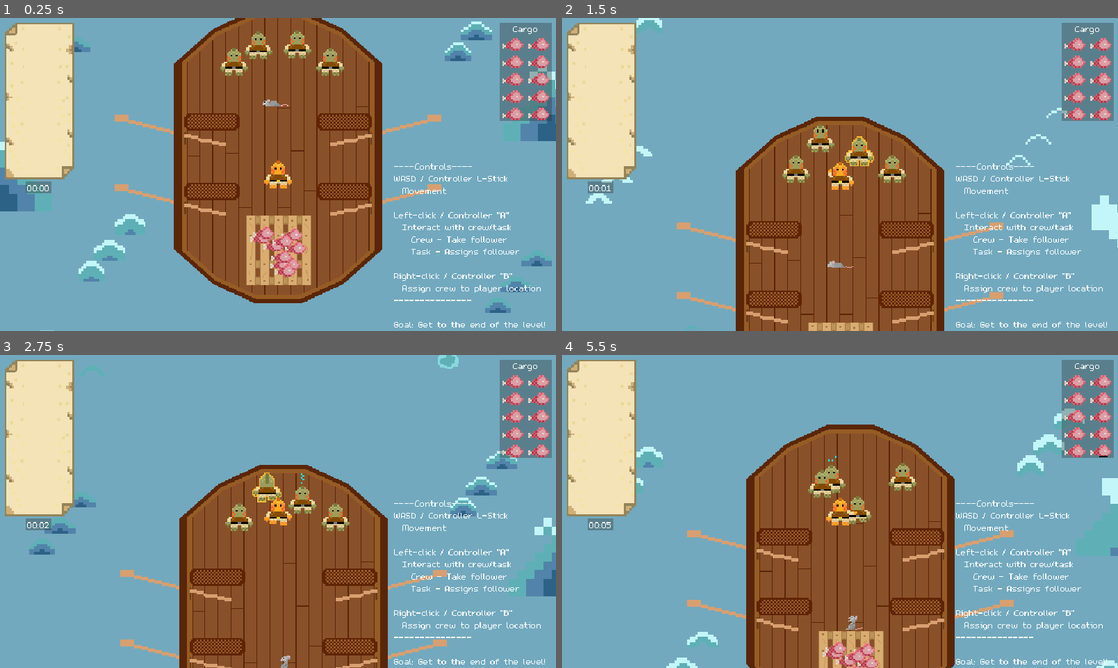
Above: before the commit, frames 1-4 (two rows, left to right).
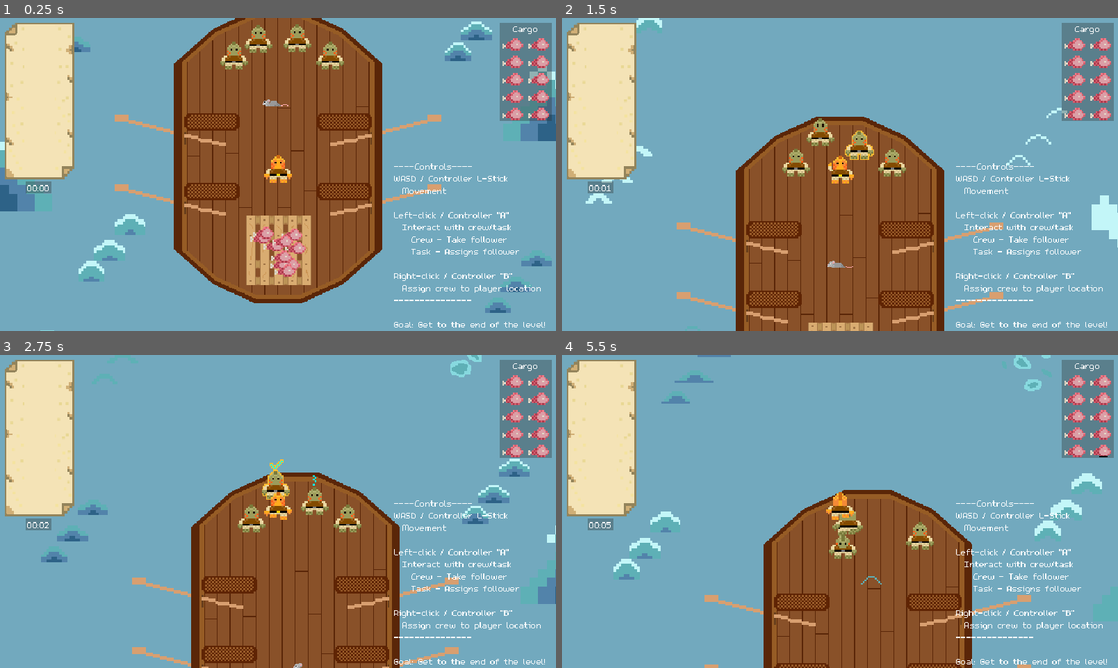
Above: after the commit, the same moments.

Repository: Splashy-Inc/splish-splashisson
Game: Godot game, scene res://Scenes/playground.tscn
The game is run twice, just before and just after one commit, with the same random seed, the same clock (stepped at 60 frames per second) and the same inputs.
Inputs:
- Up to frame 1 (0.25 s): no input
- Up to frame 2 (1.5 s): hold I (interact) 0.53-1.28 s; hold W (up) from 0.53 s (still down); tap I (interact) at 1.35 s
- Up to frame 3 (2.75 s): release W (up) at 2.03 s; hold A (left) from 2.03 s (still down); hold O (location) from 2.03 s (still down); tap I (interact) at 2.3 s
- Up to frame 4 (5.5 s): release O (location) at 2.78 s; tap I (interact) at 2.85, 4.55 s; release A (left) at 3.53 s; hold S (down) 3.53-4.28 s; hold I (interact) 3.53-4.28 s; hold D (right) 4.28-5.03 s; tap O (location) at 4.35 s; hold W (up) from 5.03 s (still down); hold I (interact) from 5.03 s (still down)

The runs differ from the first frame. In frame 1, 1.6% of the frame differs, in the area x 39-62%, y 2-55%; in frame 2, 1.7%; in frame 3, 14%; in frame 4, 20%, in the area x 9-100%, y 0-100%.

Commit message:
Refactor crew to use state logic and make rat targetable
Way more work than I wanted the rat to involve, but it felt necessary to make sure crew and task selection logic don't get too disorganized

Diff:
--- a/Scenes/crew_member.gd
+++ b/Scenes/crew_member.gd
@@ -1,16 +1,12 @@
 extends CharacterBody2D
 
 class_name Crew
-
-signal assignment_started
 
 @export var test_assignment: Node2D
 @export var current_assignment: Node2D
-@export var follow_distance = 40
 
 const SPEED = 150.0
 var push_velocity = Vector2.ZERO
-var following = false
 
 var is_selected = false
 
@@ -27,6 +23,12 @@
 
 var state = State.IDLE
 
+var interaction_distance: float
+var interactables = []
+
+func _ready():
+	interaction_distance = $InteractableRange/CollisionShape2D.shape.radius
+
 func _physics_process(delta: float) -> void:
 	if state != State.DISTRACTED:
 		velocity = push_velocity
@@ -34,7 +36,7 @@
 
 	match state:
 		State.IDLE:
-			_move_state(delta)
+			_idle_state()
 		State.MOVING:
 			_move_state(delta)
 		State.ALERTED:
@@ -52,33 +54,36 @@
 
 	move_and_slide()
 
+func _idle_state():
+	if current_assignment:
+		if _check_in_range(current_assignment):
+			if current_assignment is Player:
+				if global_position.direction_to(current_assignment.global_position).y < 0:
+					$AnimationPlayer.play("idle_up")
+				else:
+					$AnimationPlayer.play("idle_down")
+			else:
+				_start_assignment()
+		else:
+			state = State.MOVING
+	else:
+		$AnimationPlayer.play("idle_down")
+
 func _move_state(delta: float):
-	if current_assignment:
-		var distance_to_assignment = global_position.distance_to(current_assignment.global_position)
-		if current_assignment is Task:
-			if distance_to_assignment >= current_assignment.interaction_radius:
-				var direction = global_position.direction_to(current_assignment.global_position)
-				velocity += direction * SPEED
-		else:
-			if distance_to_assignment > 5:
-				var direction = global_position.direction_to(current_assignment.global_position)
-				if (current_assignment is not Player) or (distance_to_assignment > follow_distance):
-					velocity += direction * SPEED
+	if _check_in_range(current_assignment):
+		state = State.IDLE
+		if not current_assignment is Player:
+			_start_assignment()
+	else:
+		if current_assignment:
+			var direction = global_position.direction_to(current_assignment.global_position)
+			velocity += direction * SPEED
+
+		if velocity != Vector2.ZERO and push_velocity == Vector2.ZERO:
+			if rad_to_deg(velocity.angle()) < -15 and  rad_to_deg(velocity.angle()) > -165:
+				$AnimationPlayer.play("walking_up")
 			else:
-				global_position == current_assignment.global_position
-
-	if velocity != Vector2.ZERO and push_velocity == Vector2.ZERO:
-		state = State.MOVING
-		if rad_to_deg(velocity.angle()) < -15 and  rad_to_deg(velocity.angle()) > -165:
-			$AnimationPlayer.play("walking_up")
-		else:
-			$AnimationPlayer.play("walking_down")
-	else:
-		state = State.IDLE
-		if following and global_position.direction_to(current_assignment.global_position).y < 0:
-			$AnimationPlayer.play("idle_up")
-		else:
-			$AnimationPlayer.play("idle_down")
+				$AnimationPlayer.play("walking_down")
 
 func _alert_state():
 	$AnimationPlayer.play("alert")
@@ -107,32 +112,31 @@
 	# TODO: Figure out if we want crew to immediately turn on interactable range
 	#   If we don't wait for acknowledgement animation to finish and crew is already close enough,
 	#   they will immediately start working. Might be nice for the player, TBD in playtesting.
-	$InteractableRange/CollisionShape2D.set_deferred("disabled", true)
+	#$InteractableRange/CollisionShape2D.set_deferred("disabled", true)
 
 	state = State.IDLE
 	$IdleDistractionTimer.stop()
 	$RowingDistractionTimer.stop()
 
 	if new_assignment == null or new_assignment is Marker2D:
+		state = State.ACKNOWLEDGING
 		$IdleDistractionTimer.start()
 	elif new_assignment is Player:
-		following = true
 		state = State.ALERTED
-	else:
-		following = false
-		if new_assignment is Cargo:
-			$InteractableRange/CollisionShape2D.set_deferred("disabled", false)
-		else:
-			if new_assignment is Task:
-				if new_assignment is Puddle or new_assignment is Leak:
-					new_assignment.died.connect(_on_assignment_died)
-				if new_assignment.set_assignee(self):
-					$InteractableRange/CollisionShape2D.set_deferred("disabled", false)
-				else:
-					print(self, " unable to set self as assignee of ", new_assignment)
-					current_assignment = null
-					return
-			state = State.ACKNOWLEDGING
+	#elif new_assignment is Cargo:
+		#$InteractableRange/CollisionShape2D.set_deferred("disabled", false)
+	else:
+		if new_assignment is Task:
+			if new_assignment is Puddle or new_assignment is Leak:
+				new_assignment.died.connect(_on_assignment_died)
+			if new_assignment.set_assignee(self):
+				pass
+				#$InteractableRange/CollisionShape2D.set_deferred("disabled", false)
+			else:
+				print(self, " unable to set self as assignee of ", new_assignment)
+				current_assignment = null
+				return
+		state = State.ACKNOWLEDGING
 
 	if current_assignment:
 		if current_assignment is Marker2D:
@@ -156,14 +160,10 @@
 	$CollisionShape2D.set_deferred("disabled", false)
 
 func _on_interactable_range_body_entered(body: Node2D) -> void:
-	if body == current_assignment and body is Task:
-		if body.set_worker(self):
-			assignment_started.emit()
-		else:
-			set_assignment(null) # TODO: Create cancel/fail animation and function to cancel/fail assignment
-	elif body == current_assignment and body is Cargo and state != State.DISTRACTED:
-		state = State.DISTRACTED
-		body.add_threat(self)
+	interactables.append(body)
+
+func _on_interactable_range_body_exited(body: Node2D) -> void:
+	interactables.erase(body)
 
 func set_highlight(is_enable: bool):
 	is_selected = is_enable
@@ -173,12 +173,17 @@
 	$AnimatedSprite2D.material.set_shader_parameter("on", is_selected)
 
 func start_rowing():
-	state = State.ROWING
-	$RowingDistractionTimer.start()
+	if current_assignment is RowingTask and current_assignment.set_worker(self):
+		state = State.ROWING
+		$RowingDistractionTimer.start()
+		return true
+	return false
 
 func start_bailing():
-	if current_assignment is Puddle:
+	if current_assignment is Puddle and current_assignment.set_worker(self):
 		state = State.BAILING
+		return true
+	return false
 
 func stop_bailing():
 	state = State.IDLE
@@ -187,8 +192,8 @@
 
 		set_assignment(closest_puddle)
 
-		if closest_puddle and global_position.distance_to(closest_puddle.global_position) < $InteractableRange/CollisionShape2D.shape.radius:
-			assignment_started.emit()
+		if closest_puddle and _check_in_range(closest_puddle):
+			start_bailing()
 
 
 func _bail_puddle() -> void:
@@ -205,9 +210,11 @@
 		set_assignment(null)
 
 func start_patching():
-	if current_assignment is Leak:
+	if current_assignment is Leak and current_assignment.set_worker(self):
 		state = State.PATCHING
 		$LeakPatchTimer.start()
+		return true
+	return false
 
 func stop_patching():
 	state = State.IDLE
@@ -216,20 +223,35 @@
 
 		set_assignment(closest_leak)
 
-		if closest_leak and global_position.distance_to(closest_leak.global_position) < $InteractableRange/CollisionShape2D.shape.radius:
-			assignment_started.emit()
+		if closest_leak and _check_in_range(closest_leak):
+			_start_assignment()
 
 func _patch_leak() -> void:
 	if current_assignment and current_assignment is Leak:
 		current_assignment.patch()
 
-func _on_assignment_started() -> void:
-	if current_assignment is RowingTask:
-		start_rowing()
+func start_distraction():
+	if current_assignment is Cargo and current_assignment.add_threat(self):
+		state = State.DISTRACTED
+		return true
+	return false
+
+func _start_assignment() -> bool:
+	if current_assignment is Cargo and state != State.DISTRACTED:
+		return start_distraction()
+	elif current_assignment is RowingTask:
+		return start_rowing()
 	elif current_assignment is Puddle:
-		start_bailing()
+		return start_bailing()
 	elif current_assignment is Leak:
-		start_patching()
+		return start_patching()
+	elif current_assignment is Rat:
+		current_assignment.die()
+		set_assignment(null)
+		return true
+
+	set_assignment(null) # TODO: Create cancel/fail animation and function to cancel/fail assignment
+	return false
 
 func _get_closest(nodes: Array) -> Node2D:
 	if nodes.is_empty():
@@ -244,3 +266,8 @@
 func _on_distraction_timer_timeout() -> void:
 	print(self, " is distracted, going for cargo: ", get_tree().get_nodes_in_group("cargo").front())
 	set_assignment(get_tree().get_nodes_in_group("cargo").front())
+
+func _check_in_range(node: Node2D):
+	if node and (node in interactables or global_position.distance_to(node.global_position) < interaction_distance):
+		return true
+	return false
--- a/Scenes/crew_member.tscn
+++ b/Scenes/crew_member.tscn
@@ -256,8 +256,8 @@
 "speed": 4.0
 }]
 
-[sub_resource type="CapsuleShape2D" id="CapsuleShape2D_ak416"]
-height = 32.0
+[sub_resource type="CircleShape2D" id="CircleShape2D_1ojju"]
+radius = 9.0
 
 [sub_resource type="CircleShape2D" id="CircleShape2D_j4hgd"]
 radius = 19.0
@@ -492,6 +492,36 @@
 "args": [],
 "method": &"_bail_puddle"
 }]
+}
+
+[sub_resource type="Animation" id="Animation_aagtk"]
+resource_name = "eating"
+length = 1.60002
+loop_mode = 1
+step = 0.2
+tracks/0/type = "value"
+tracks/0/imported = false
+tracks/0/enabled = true
+tracks/0/path = NodePath("AnimatedSprite2D:animation")
+tracks/0/interp = 1
+tracks/0/loop_wrap = true
+tracks/0/keys = {
+"times": PackedFloat32Array(0),
+"transitions": PackedFloat32Array(1),
+"update": 1,
+"values": [&"eating"]
+}
+tracks/1/type = "value"
+tracks/1/imported = false
+tracks/1/enabled = true
+tracks/1/path = NodePath("AnimatedSprite2D:frame")
+tracks/1/interp = 1
+tracks/1/loop_wrap = true
+tracks/1/keys = {
+"times": PackedFloat32Array(0, 0.2, 0.4, 0.6, 0.8, 1, 1.2, 1.4),
+"transitions": PackedFloat32Array(1, 1, 1, 1, 1, 1, 1, 1),
+"update": 1,
+"values": [0, 1, 2, 3, 4, 5, 6, 7]
 }
 
 [sub_resource type="Animation" id="Animation_df2kf"]
@@ -714,36 +744,6 @@
 "values": [Vector2(0, 0)]
 }
 
-[sub_resource type="Animation" id="Animation_aagtk"]
-resource_name = "eating"
-length = 1.60002
-loop_mode = 1
-step = 0.2
-tracks/0/type = "value"
-tracks/0/imported = false
-tracks/0/enabled = true
-tracks/0/path = NodePath("AnimatedSprite2D:animation")
-tracks/0/interp = 1
-tracks/0/loop_wrap = true
-tracks/0/keys = {
-"times": PackedFloat32Array(0),
-"transitions": PackedFloat32Array(1),
-"update": 1,
-"values": [&"eating"]
-}
-tracks/1/type = "value"
-tracks/1/imported = false
-tracks/1/enabled = true
-tracks/1/path = NodePath("AnimatedSprite2D:frame")
-tracks/1/interp = 1
-tracks/1/loop_wrap = true
-tracks/1/keys = {
-"times": PackedFloat32Array(0, 0.2, 0.4, 0.6, 0.8, 1, 1.2, 1.4),
-"transitions": PackedFloat32Array(1, 1, 1, 1, 1, 1, 1, 1),
-"update": 1,
-"values": [0, 1, 2, 3, 4, 5, 6, 7]
-}
-
 [sub_resource type="AnimationLibrary" id="AnimationLibrary_plwr3"]
 _data = {
 "RESET": SubResource("Animation_bm4pa"),
@@ -767,20 +767,21 @@
 
 [node name="AnimatedSprite2D" type="AnimatedSprite2D" parent="."]
 material = ExtResource("2_5n08l")
+position = Vector2(0, -7)
 sprite_frames = SubResource("SpriteFrames_wxg80")
 animation = &"idle_down"
 autoplay = "idle_down"
 
 [node name="CollisionShape2D" type="CollisionShape2D" parent="."]
-shape = SubResource("CapsuleShape2D_ak416")
+shape = SubResource("CircleShape2D_1ojju")
 
 [node name="InteractableRange" type="Area2D" parent="."]
+position = Vector2(0, -7)
 collision_layer = 0
 collision_mask = 36
 
 [node name="CollisionShape2D" type="CollisionShape2D" parent="InteractableRange"]
 shape = SubResource("CircleShape2D_j4hgd")
-disabled = true
 
 [node name="SFXManager" parent="." instance=ExtResource("19_i1ydi")]
 
@@ -818,7 +819,7 @@
 wait_time = 30.0
 one_shot = true
 
-[connection signal="assignment_started" from="." to="." method="_on_assignment_started"]
 [connection signal="body_entered" from="InteractableRange" to="." method="_on_interactable_range_body_entered"]
+[connection signal="body_exited" from="InteractableRange" to="." method="_on_interactable_range_body_exited"]
 [connection signal="timeout" from="IdleDistractionTimer" to="." method="_on_distraction_timer_timeout"]
 [connection signal="timeout" from="RowingDistractionTimer" to="." method="_on_distraction_timer_timeout"]
--- a/Scenes/rat.tscn
+++ b/Scenes/rat.tscn
@@ -1,7 +1,8 @@
-[gd_scene load_steps=16 format=3 uid="uid://c70vjir2dc7r5"]
+[gd_scene load_steps=17 format=3 uid="uid://c70vjir2dc7r5"]
 
 [ext_resource type="Script" path="res://Scripts/rat.gd" id="1_cvs5m"]
 [ext_resource type="Texture2D" uid="uid://c82fkosfxo1kg" path="res://Art/Rat/RatDead/RatDeadA.png" id="2_nqypc"]
+[ext_resource type="Material" uid="uid://cf3tuv5aidq14" path="res://Materials/highlight_material.tres" id="2_onx3l"]
 [ext_resource type="Texture2D" uid="uid://dw8niig2iqeyh" path="res://Art/Rat/RatDead/RatDeadB.png" id="3_yvk86"]
 [ext_resource type="Texture2D" uid="uid://bpopd62dscek3" path="res://Art/Rat/RatDead/RatDeadC.png" id="4_dg4g8"]
 [ext_resource type="Texture2D" uid="uid://2gc7wldiryj4" path="res://Art/Rat/RatDead/RatDeadD.png" id="5_stud0"]
@@ -75,15 +76,17 @@
 [sub_resource type="CircleShape2D" id="CircleShape2D_8fw22"]
 radius = 6.0
 
-[node name="Rat" type="CharacterBody2D"]
+[node name="Rat" type="CharacterBody2D" groups=["destructable"]]
 collision_layer = 4
 collision_mask = 8
 script = ExtResource("1_cvs5m")
+interaction_radius = 24
 
 [node name="AnimatedSprite2D" type="AnimatedSprite2D" parent="."]
+material = ExtResource("2_onx3l")
 position = Vector2(0, -9)
 sprite_frames = SubResource("SpriteFrames_f7ori")
-animation = &"idle"
+animation = &"die"
 autoplay = "idle"
 
 [node name="CollisionShape2D" type="CollisionShape2D" parent="."]
--- a/Scenes/splish.gd
+++ b/Scenes/splish.gd
@@ -41,6 +41,8 @@
 				print("No followers to assign to ", action_target, " !")
 			else:
 				assign_follower(followers.front(), action_target)
+		elif action_target is Rat:
+			assign_follower(followers.front(), action_target)
 
 	if event.is_action_pressed("location"):
 		if followers.is_empty():
@@ -89,9 +91,13 @@
 
 func _find_action_target():
 	# Identify closest interactable as action target
-	# TODO: Allow player to cycle through interactable targets
+	# TODO: https://github.com/Splashy-Inc/splish-splashisson/issues/165
 	for interactable in interactables:
+		if interactable.has_method("is_targetable") and not interactable.is_targetable():
+			continue
 		# Don't target empty task if you don't have any followers to assign
+		if interactable is Rat and followers.is_empty():
+			continue
 		if interactable is Task and (not interactable.worker and followers.is_empty()):
 			continue
 
--- a/Scenes/splish.tscn
+++ b/Scenes/splish.tscn
@@ -57,8 +57,8 @@
 "speed": 4.0
 }]
 
-[sub_resource type="CapsuleShape2D" id="CapsuleShape2D_jhbrf"]
-height = 33.0
+[sub_resource type="CircleShape2D" id="CircleShape2D_f3ojv"]
+radius = 9.0
 
 [sub_resource type="CircleShape2D" id="CircleShape2D_nx1hd"]
 radius = 33.0
@@ -247,14 +247,16 @@
 script = ExtResource("1_34yo7")
 
 [node name="AnimatedSprite2D" type="AnimatedSprite2D" parent="."]
+position = Vector2(0, -7)
 sprite_frames = SubResource("SpriteFrames_48aad")
 animation = &"idle"
 autoplay = "idle"
 
 [node name="CollisionShape2D" type="CollisionShape2D" parent="."]
-shape = SubResource("CapsuleShape2D_jhbrf")
+shape = SubResource("CircleShape2D_f3ojv")
 
 [node name="InteractableRange" type="Area2D" parent="."]
+position = Vector2(0, -7)
 collision_layer = 0
 collision_mask = 6
 
--- a/Scripts/cargo.gd
+++ b/Scripts/cargo.gd
@@ -57,11 +57,15 @@
 		body.died.connect(_on_threat_died.bind(body))
 		body.large_reached.connect(_on_large_puddle_reached.bind(body))
 		body.large_reversed.connect(_on_large_puddle_reversed.bind(body))
+		return true
 	else:
 		threats.append(body)
+		return true
+	return false
 
 func remove_threat(body: Node2D):
 	threats.erase(body)
+	return true
 
 func _on_threat_died(threat: Node2D):
 	if threat is Puddle:
--- a/Scripts/rat.gd
+++ b/Scripts/rat.gd
@@ -8,12 +8,15 @@
 	IDLE,
 	MOVING,
 	ATTACKING,
+	DEAD,
 }
 
 var state = State.IDLE
 
 var target: Cargo
 @export var hole: StaticBody2D
+@export var interaction_radius: int
+var is_selected = false
 
 func _ready():
 	target_closest_cargo()
@@ -26,21 +29,27 @@
 			_move_state(delta)
 		State.ATTACKING:
 			_attack_state()
+		State.DEAD:
+			_death_state()
 
 func _move_state(delta: float):
 	if target:
 		var direction = global_position.direction_to(target.global_position)
 		velocity = direction * SPEED
-		state = State.MOVING
+		_set_state(State.MOVING)
 		$AnimatedSprite2D.play("move")
 	else:
-		state = State.IDLE
+		_set_state(State.IDLE)
 		$AnimatedSprite2D.play("idle")
 
 	move_and_slide()
 
 func _attack_state():
 	$AnimatedSprite2D.play("eat")
+
+func _death_state():
+	if not $AnimatedSprite2D.animation == "die":
+		$AnimatedSprite2D.play("die")
 
 func target_closest_cargo():
 	for cargo in get_tree().get_nodes_in_group("cargo"):
@@ -50,11 +59,32 @@
 			target = cargo
 
 func _on_interactable_range_body_entered(body: Node2D) -> void:
-	if body == target:
+	if body == target and state != State.DEAD:
 		target.add_threat(self)
-		state = State.ATTACKING
+		_set_state(State.ATTACKING)
 
 func _on_interactable_range_body_exited(body: Node2D) -> void:
-	if body == target:
+	if body == target and state != State.DEAD:
 		target.remove_threat(self)
-		state = State.IDLE
+		_set_state(State.IDLE)
+
+func die():
+	if target:
+		target.remove_threat(self)
+	_set_state(State.DEAD)
+
+func set_highlight(is_enable: bool):
+	is_selected = is_enable and is_targetable()
+	if $AnimatedSprite2D.material:
+		$AnimatedSprite2D.material.set_shader_parameter("on", is_selected)
+	else:
+		print(self, " has no highlight material to activate.")
+
+func _set_state(new_state: State):
+	if state != State.DEAD:
+		state = new_state
+
+func is_targetable() -> bool:
+	if state != State.DEAD:
+		return true
+	return false
--- a/project.godot
+++ b/project.godot
@@ -37,6 +37,7 @@
 leak=""
 rowing_task=""
 cargo=""
+destructable=""
 
 [gui]
 
